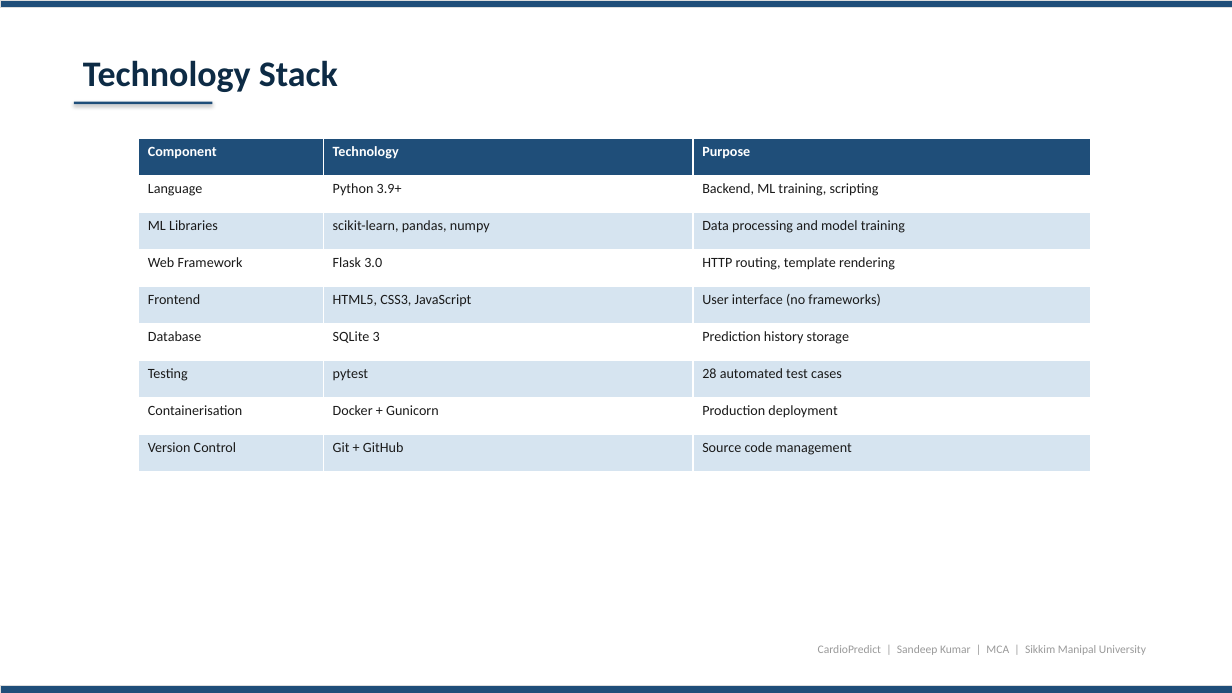
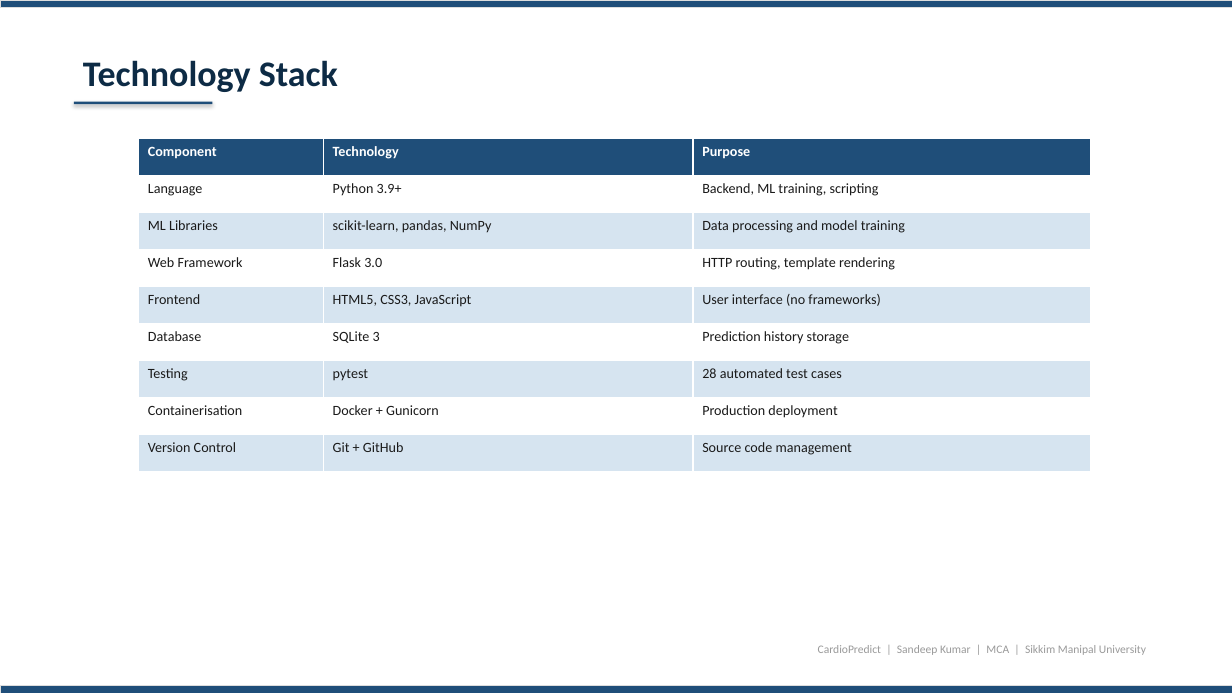
Before and after one commit to sandeeep-kr/HeartDiseaseProject, a slide deck: slide 10 of CardioPredict_Presentation.pptx. Drawn at 1232x693 pixels with LibreOffice and Linux fonts; fonts in the diff are those of the drawing. Boxes give left, top, right and bottom in pixels: in the first picture for what was removed or moved away, otherwise in the second. Text is boxed around its words. In the diff, an @@ line names an element or a change of style, - is before the commit and + after.

```diff
--- a/CardioPredict_Presentation.pptx
+++ b/CardioPredict_Presentation.pptx
@@ table at [139, 139, 1091, 471] @@
-row 3, column 2: scikit-learn, pandas, numpy
+row 3, column 2: scikit-learn, pandas, NumPy
```
Also in this commit, not shown: 10 other slides changed, 1 other file.
